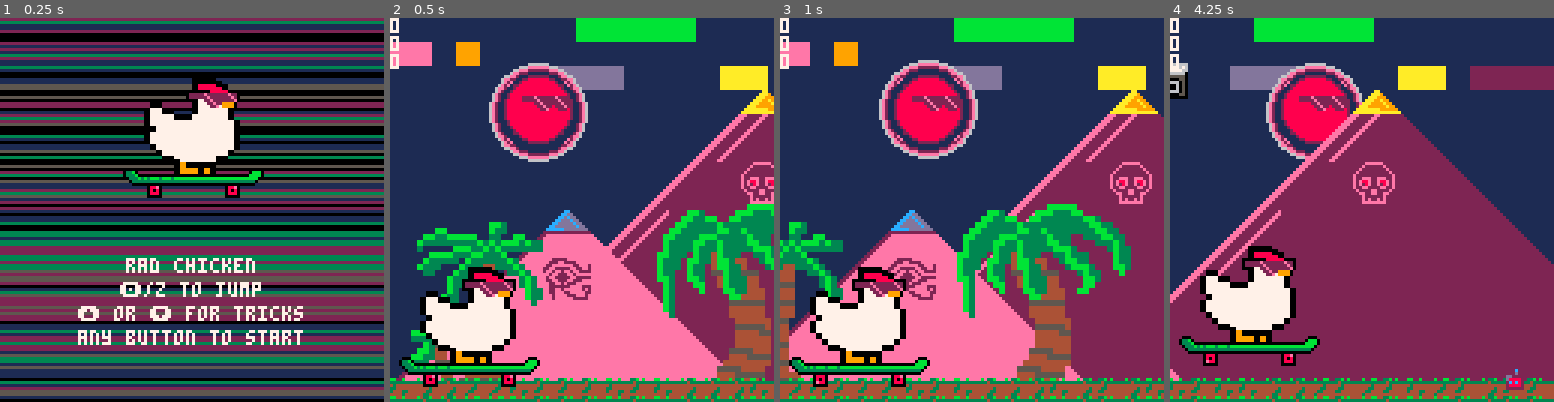
Above: before the commit, frames 1-4 (left to right).
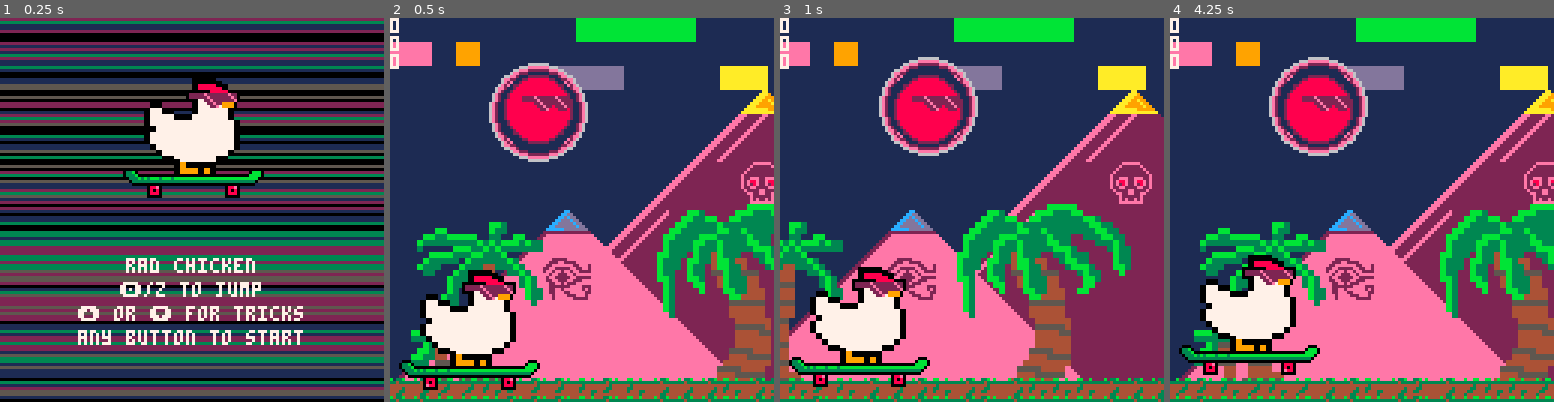
Above: after the commit, the same moments.

Repository: StevenCollins/rad-chicken
Game: PICO-8 cartridge rc.p8
The game is run twice, just before and just after one commit, with the same random seed, the same clock (stepped at 60 frames per second) and the same inputs.
Inputs:
- Up to frame 1 (0.25 s): no input
- Up to frame 2 (0.5 s): tap X (X key) at 0.33 s
- Up to frame 3 (1 s): tap O (Z key) at 0.7 s
- Up to frame 4 (4.25 s): tap X (X key) at 1.07, 1.85, 2.97, 4.08 s; hold Right 1.6-2.1 s; tap O (Z key) every 0.4 s from 1.7 to 4.1 s; hold Up 2.15-2.42 s; hold Right 2.47-3.03 s; hold Left 3.08-3.58 s; hold Down 3.63-3.97 s; hold Right from 4.02 s (still down)

Frame 1 is identical in both runs. In frame 2, 4.4% of the frame differs, in the area x 0-100%, y 64-100%; in frame 3, 3.4%; in frame 4, 60%, in the area x 0-100%, y 0-100%.

Commit message:
Gotta Go Fast Edition!
Doubled game speed!
Added option to return to normal speed.
No longer have to trick for points.
Enemies spawn more frequently over time.

Diff:
--- a/rc.p8
+++ b/rc.p8
@@ -8,6 +8,7 @@
 cartdata("rad_chicken")
 bg_colour=1
 trans_colour=15
+game_speed=1
 
 function _init() title_init() end
 
@@ -15,8 +16,11 @@
 	_update60=title_update
 	_draw=title_draw
 
+	cntr=0 -- just a counter that increases every frame.
+
+	fast() -- set initial speed and create pause menu item.
 	-- create pause menu item.
-	menuitem(1, "reset highscore",
+	menuitem(2,"reset highscore",
 			function()
 				dset(0,0)
 				highscore=0
@@ -26,6 +30,17 @@
 	-- set transparency.
 	palt(0,false)
 	palt(trans_colour,true)
+end
+
+function fast()
+	game_speed=2
+	cntr+=cntr%2 -- make cntr even to avoid bugs.
+	menuitem(1,"slooow dooown",slow)
+end
+
+function slow()
+	game_speed=1
+	menuitem(1,"gotta go fast",fast)
 end
 
 function title_update()
@@ -59,7 +74,6 @@
 	_draw=game_draw
 
 	-- game state.
-	cntr=0 -- just a counter that increases every frame.
 	game_over=false
 	points=0 -- holds points for most recent trick.
 	score=0 -- total points scored.
@@ -72,7 +86,7 @@
 end
 
 function game_update()
-	cntr+=1 -- increase the counter.
+	cntr+=game_speed -- increase the counter.
 	if (not game_over) then
 	 move_ground()
 	 move_chicken()
@@ -95,6 +109,7 @@
 	draw_overlay()
 
 	-- print(stat(1),0,124,0) -- cpu usage.
+	-- print(cntr,0,124,0) -- cntr value.
 end
 
 -- 0 to 7 counter
@@ -220,7 +235,7 @@
 	c.ab_cntr+=1
 
 	-- landed a trick.
-	if (c.y>=g_level and c.trickd and c.tt_cntr==0 and c.o_jumped!=0) then
+	if (c.y>=g_level and c.tt_cntr==0 and c.o_jumped!=0) then
 		c.trickd=false
 		-- calculate points, show trick text if good, and add points to score.
 		points=100-c.ab_cntr+o_bonus[c.o_jumped]
@@ -411,8 +426,8 @@
 o_bonus={0,10,20,50} -- bonus points for each obstacle.
 o_overhang=2 -- leftside buffer so onscreen obstacles don't disappear.
 o_offset=5 -- push obstacles slightly into ground.
-o_cntdn_min=12 -- minimum spritewidths until next obstacle.
-o_cntdn_max=20 -- maximum ...
+o_cntdn_min=16 -- minimum spritewidths until next obstacle.
+o_cntdn_max=30 -- maximum ...
 o_height_min=2 -- minimum obstacle height (rows from top).
 o_height_max=13 -- maximum ...
 
@@ -437,7 +452,7 @@
 		o_cntdn-=1
 		new_obstacle=0
 		if (o_cntdn==0) then -- time for new obstacle!
-			o_cntdn=flr(rnd(o_cntdn_max-o_cntdn_min))+o_cntdn_min -- reset the countdown.
+			o_cntdn=flr(rnd(o_cntdn_max-o_cntdn_min)-(cntr/2000))+o_cntdn_min -- reset the countdown.
 			-- choose a new obstacle.
 			if (rnd()<o_f_chance) then -- flying obstacle.
 				new_obstacle=rnd(o_f_obstacles)
